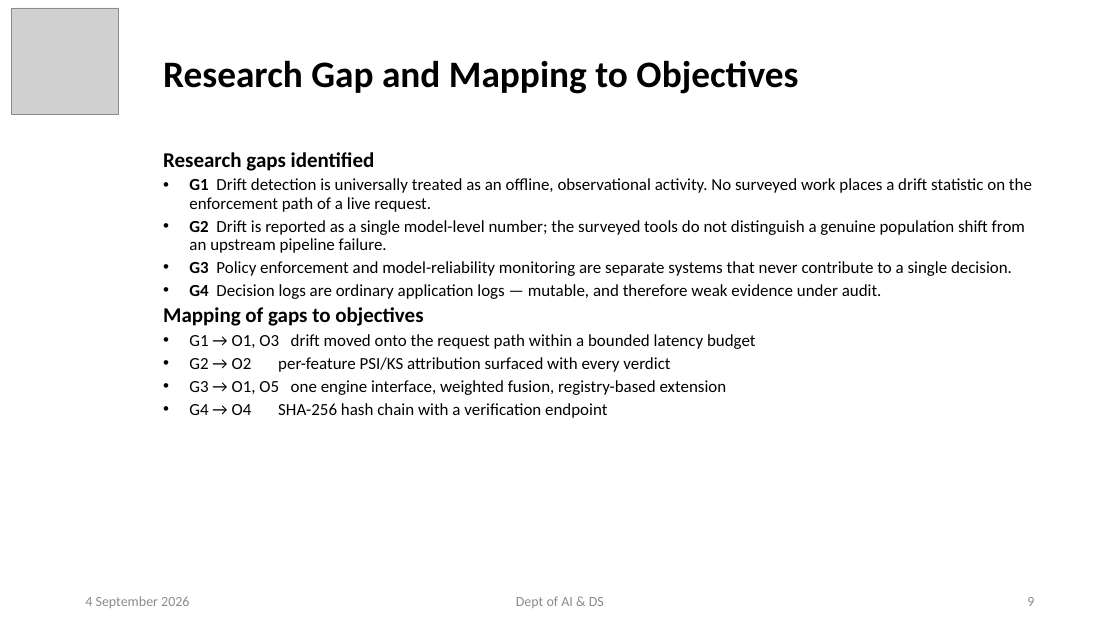
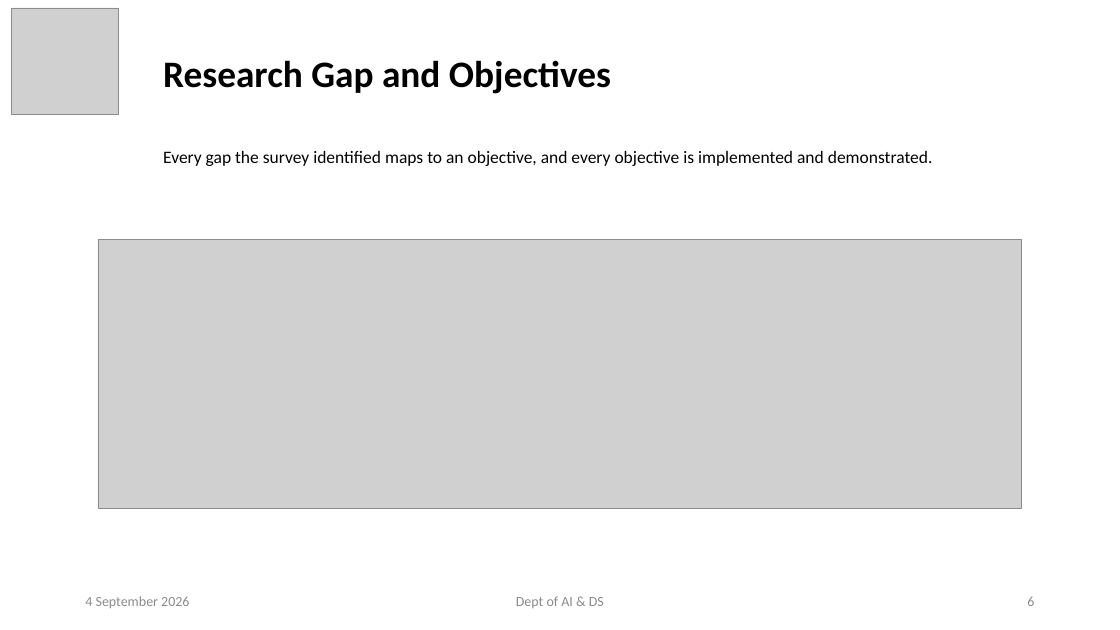
Before and after one commit to ayushpandey0201/custos, a slide deck: slide 6 of docs/presentations/Custos_Phase2_Review1.pptx (slide 9 before the commit). Drawn at 1120x630 pixels with LibreOffice and Linux fonts; fonts in the diff are those of the drawing; grey boxes stand for pictures. Boxes give left, top, right and bottom in pixels: in the first picture for what was removed or moved away, otherwise in the second. Text is boxed around its words. In the diff, an @@ line names an element or a change of style, - is before the commit and + after.

```diff
--- a/docs/presentations/Custos_Phase2_Review1.pptx
+++ b/docs/presentations/Custos_Phase2_Review1.pptx
@@ title at <box>163,60,611,94</box>: text changed @@
-Research Gap and Mapping to Objectives
+Research Gap and Objectives
@@ subtitle at <box>163,151,933,166</box>: text changed; size 14.5 to 15 pt @@
-Research gaps identified
-• G1 Drift detection is universally treated as an offline, observational activity. No surveyed work places a drift statistic on the enforcement path of a live request.
-• G2 Drift is reported as a single model-level number; the surveyed tools do not distinguish a genuine population shift from an upstream pipeline failure.
-• G3 Policy enforcement and model-reliability monitoring are separate systems that never contribute to a single decision.
-• G4 Decision logs are ordinary application logs — mutable, and therefore weak evidence under audit.
-Mapping of gaps to objectives
-• G1 → O1, O3 drift moved onto the request path within a bounded latency budget
-• G2 → O2 per-feature PSI/KS attribution surfaced with every verdict
-• G3 → O1, O5 one engine interface, weighted fusion, registry-based extension
-• G4 → O4 SHA-256 hash chain with a verification endpoint
+Every gap the survey identified maps to an objective, and every objective is implemented and demonstrated.
@@ picture added at <box>98,239,1023,508</box> @@
@@ page number at <box>1027,597,1034,606</box>: text changed @@
-9
+6
```
Also in this commit, not shown: 14 other slides changed, 1 slide added, 16 slides removed, 7 other files.
